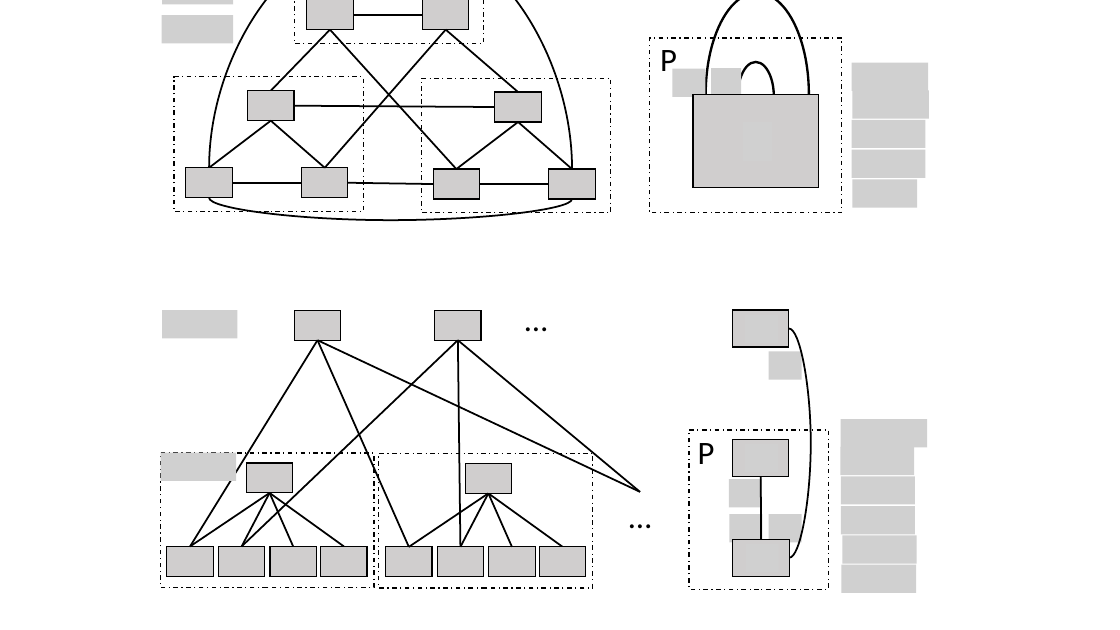
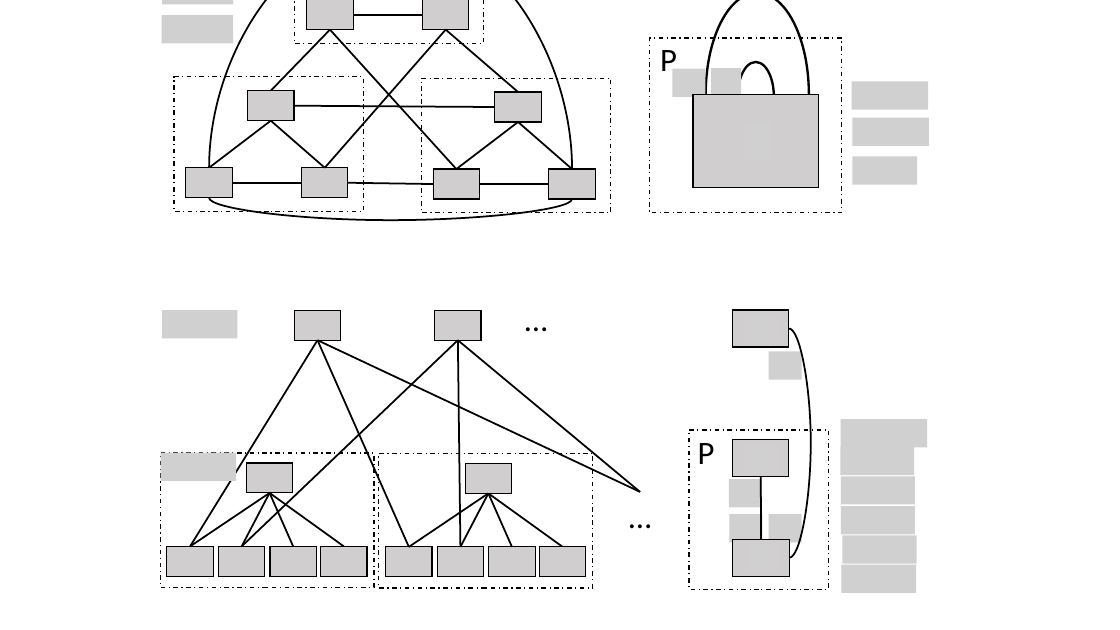
Before and after one commit to rabeckett/propane, a slide deck: slide 14 of paper/abstraction/figures/examples.pptx. Drawn at 1120x630 pixels with LibreOffice and Linux fonts; fonts in the diff are those of the drawing; grey boxes stand for pictures; background and template pictures are left out. Boxes give left, top, right and bottom in pixels: in the first picture for what was removed or moved away, otherwise in the second. Text is boxed around its words. In the diff, an @@ line names an element or a change of style, - is before the commit and + after.

```diff
--- a/paper/abstraction/figures/examples.pptx
+++ b/paper/abstraction/figures/examples.pptx
@@ picture: place and size @@
-picture at <box>852,63,928,92</box>
+picture at <box>852,82,928,110</box>
@@ picture: place and size @@
-picture at <box>853,91,929,119</box>
+picture at <box>853,118,929,146</box>
@@ picture removed at <box>852,120,926,149</box> @@
@@ picture removed at <box>852,150,926,178</box> @@
@@ picture: place and size @@
-picture at <box>853,180,918,208</box>
+picture at <box>853,156,918,185</box>
```
Also in this commit, not shown: 1 other slide changed, 4 other files.
